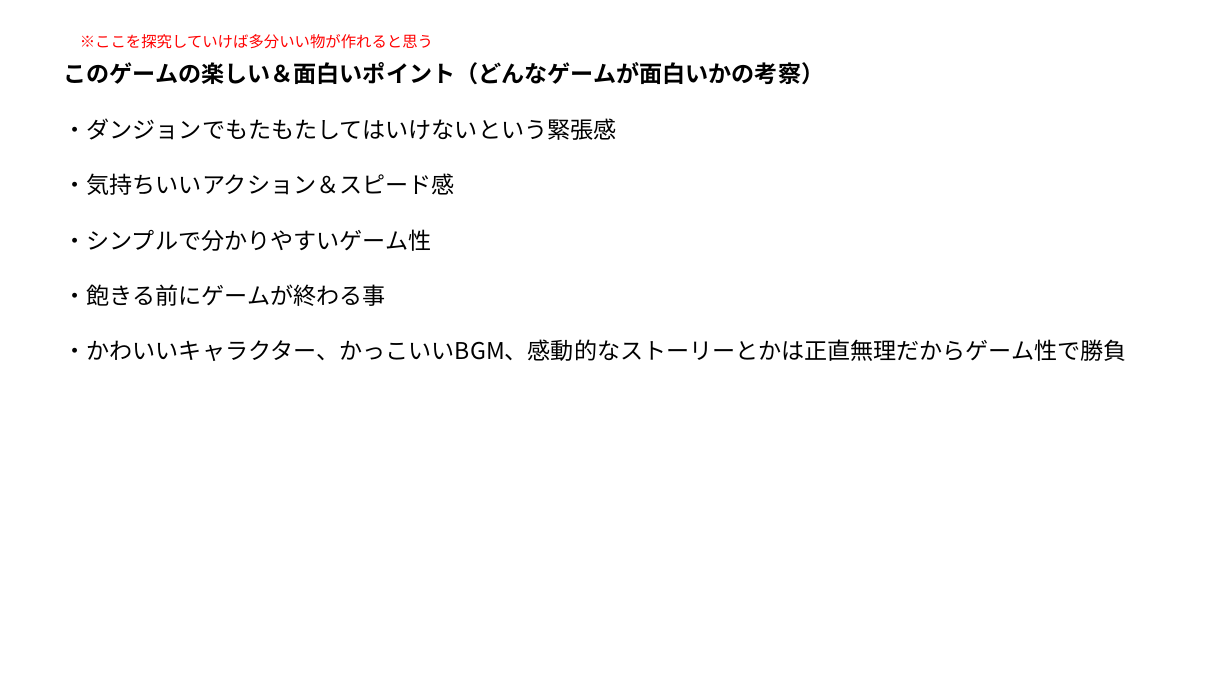
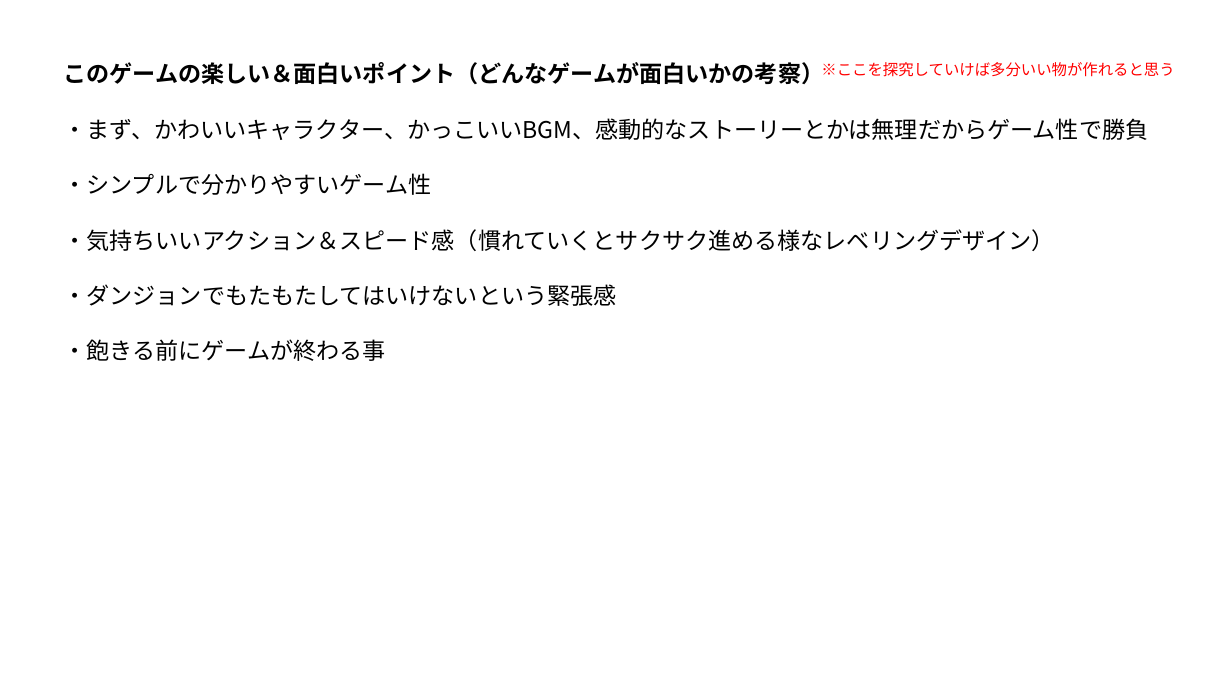
Before and after one commit to Wonchul-Jung88/Indie_Game_Challenge, a slide deck: slide 3 of Indie Game Challenge/Assets/Document/開発資料.pptx. Drawn at 1232x693 pixels with LibreOffice and Linux fonts; fonts in the diff are those of the drawing. Boxes give left, top, right and bottom in pixels: in the first picture for what was removed or moved away, otherwise in the second. Text is boxed around its words. In the diff, an @@ line names an element or a change of style, - is before the commit and + after.

```diff
--- a/Indie Game Challenge/Assets/Document/開発資料.pptx
+++ b/Indie Game Challenge/Assets/Document/開発資料.pptx
@@ text "※ここを探究していけば多分いい物が作れると思う": place and size @@
-text "※ここを探究していけば多分いい物が作れると思う" at (80,34,433,49)
+text "※ここを探究していけば多分いい物が作れると思う" at (821,62,1174,77)
@@ text at (63,118,1148,251): paragraphs added @@
+・まず、かわいいキャラクター、かっこいいBGM、感動的なストーリーとかは無理だからゲーム性で勝負
+・シンプルで分かりやすいゲーム性
+・気持ちいいアクション＆スピード感（慣れていくとサクサク進める様なレベリングデザイン）
@@ text at (63,173,455,251): paragraphs removed @@
-・気持ちいいアクション＆スピード感
-・シンプルで分かりやすいゲーム性
@@ text at (63,339,1126,361): paragraph removed @@
-・かわいいキャラクター、かっこいいBGM、感動的なストーリーとかは正直無理だからゲーム性で勝負
```
Also in this commit, not shown: 2 other slides changed, 1 other file.
